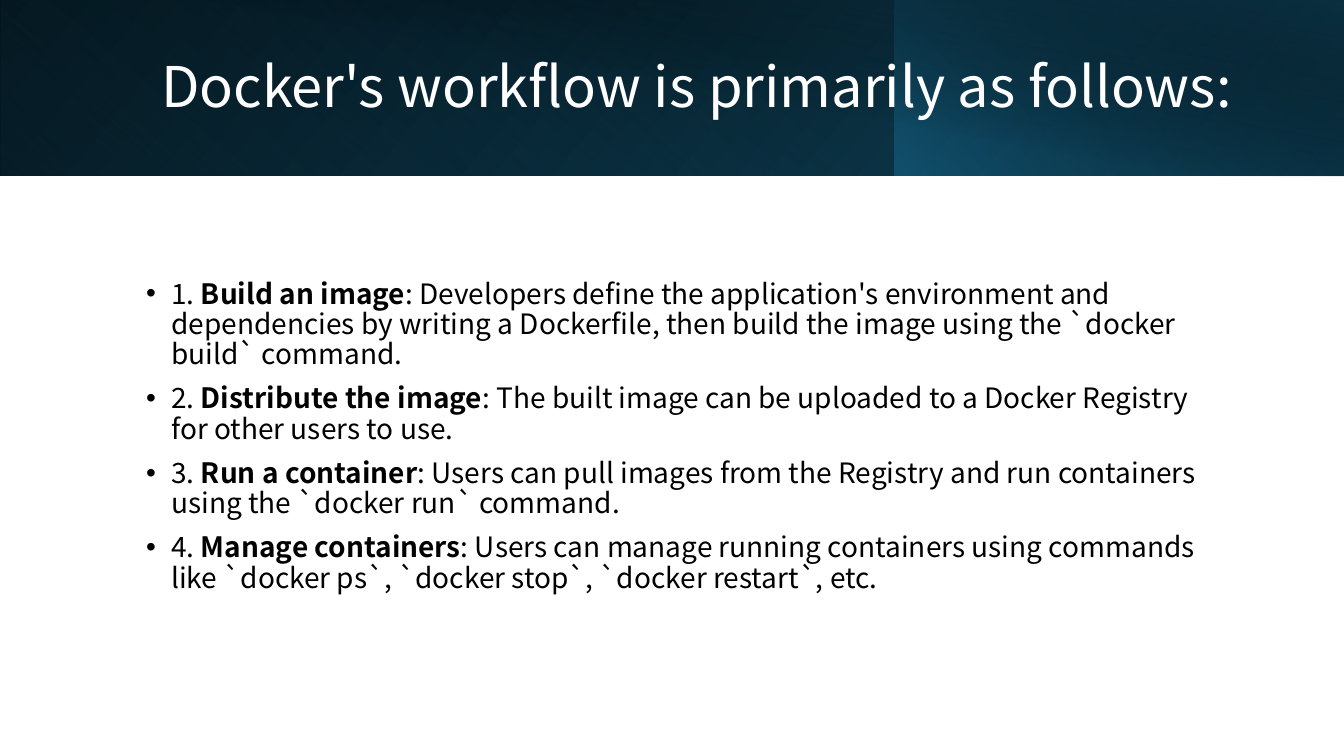
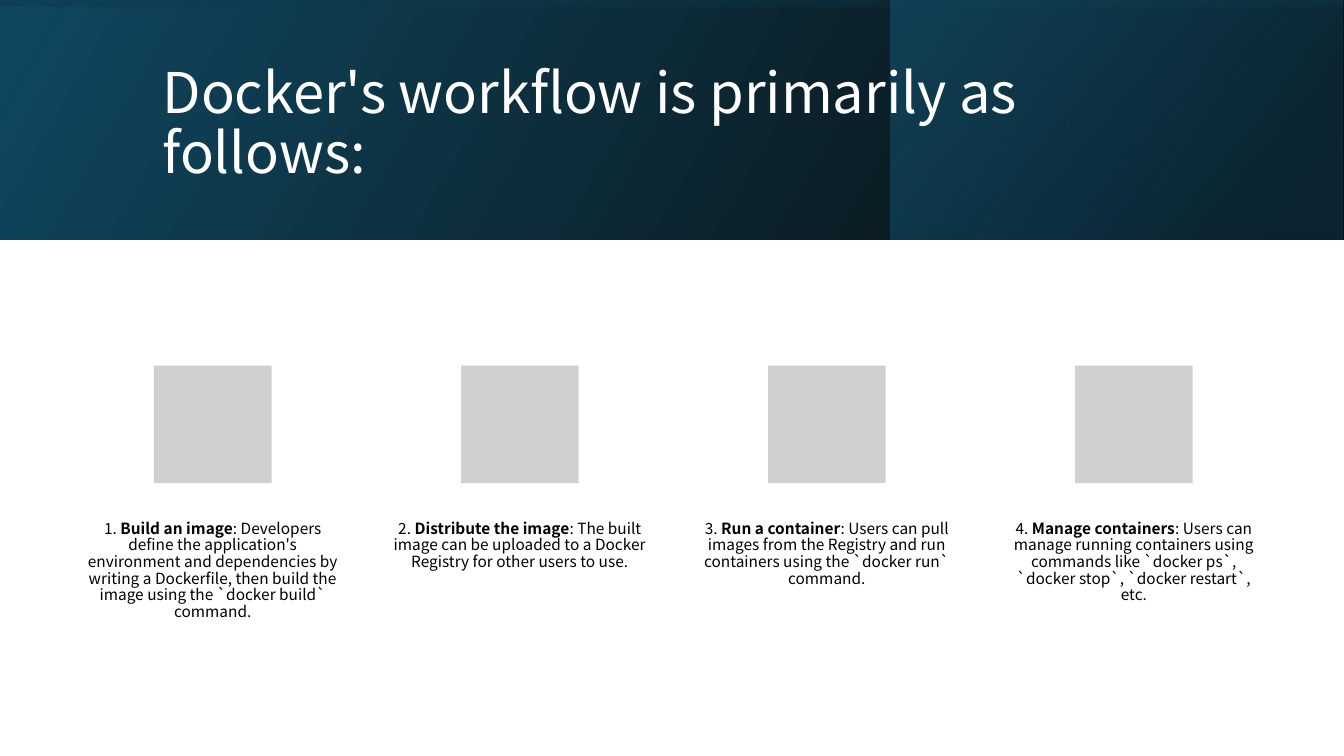
Before and after one commit to CompPsyUnion/2526-weekly-session, a slide deck: slide 18 of Contents/Docker/slide/Docker演示.pptx (slide 16 before the commit). Drawn at 1344x756 pixels with LibreOffice and Linux fonts; fonts in the diff are those of the drawing; grey boxes stand for pictures. Boxes give left, top, right and bottom in pixels: in the first picture for what was removed or moved away, otherwise in the second. Text is boxed around its words. In the diff, an @@ line names an element or a change of style, - is before the commit and + after.

```diff
--- a/Contents/Docker/slide/Docker演示.pptx
+++ b/Contents/Docker/slide/Docker演示.pptx
@@ rectangle at (0, 0, 1344, 239): fill gradient #000000 to #104862 to gradient #104862 to #000000; rotation 0 to 270 degrees @@
@@ rectangle: place and size @@
-rectangle at (50, 0, 1344, 176)
+rectangle at (0, 0, 1344, 239)
@@ rectangle at (0, 0, 1344, 239): fill gradient #000000 to #0B3041 to gradient #000000 to #104862; mirrored @@
@@ rectangle removed at (0, 0, 895, 175) @@
@@ rectangle: place and size @@
-rectangle at (894, 0, 1344, 175)
+rectangle at (891, 0, 1343, 239)
@@ rectangle at (891, 0, 1343, 239): fill gradient #156082 to #000000 to gradient #0B3041 to #156082 @@
@@ title "Docker's workflow is primarily as ..." rewrapped from (161, 61, 1232, 121) to (163, 67, 1017, 174) @@
@@ text removed at (171, 281, 1196, 595) @@
-• 1. Build an image: Developers define the application's environment and dependencies by writing a Dockerfile, then build the image using the `docker build` command.
-• 2. Distribute the image: The built image can be uploaded to a Docker Registry for other users to use.
-• 3. Run a container: Users can pull images from the Registry and run containers using the `docker run` command.
-• 4. Manage containers: Users can manage running containers using commands like `docker ps`, `docker stop`, `docker restart`, etc.
@@ group added at (88, 366, 1254, 617): 4 pictures, 4 texts @@
+1. Build an image: Developers define the application's environment and dependencies by writing a Dockerfile, then build the image using the `docker build` command.
+2. Distribute the image: The built image can be uploaded to a Docker Registry for other users to use.
+3. Run a container: Users can pull images from the Registry and run containers using the `docker run` command.
+4. Manage containers: Users can manage running containers using commands like `docker ps`, `docker stop`, `docker restart`, etc.
```
Also in this commit, not shown: 3 other slides changed, 4 slides added, 2 slides removed, 1 other file.
